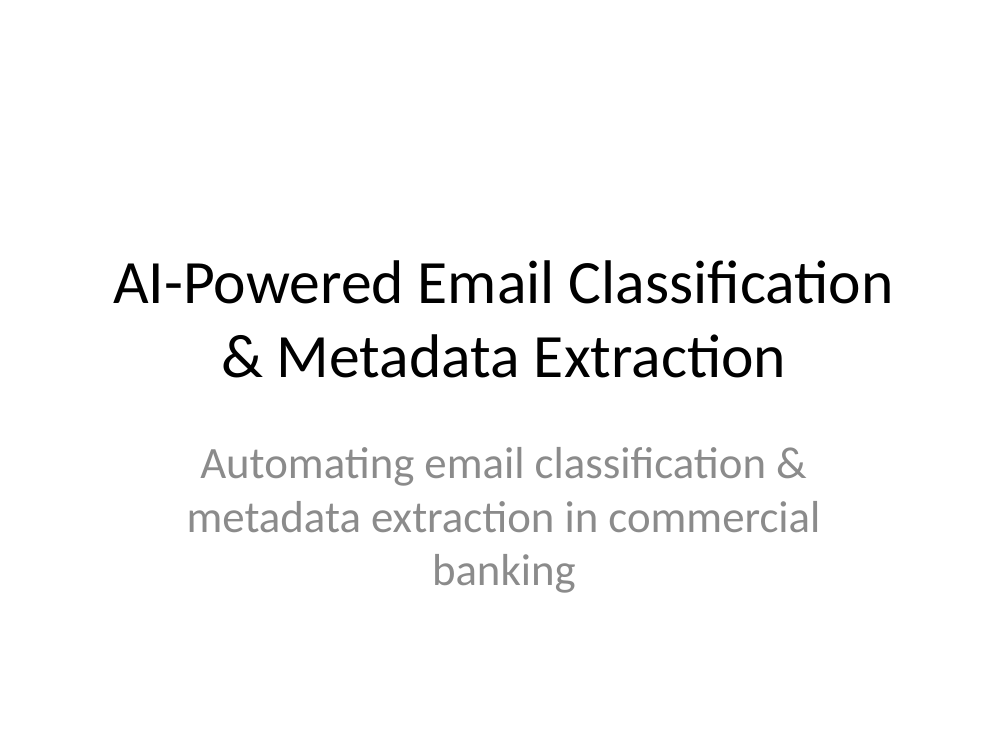
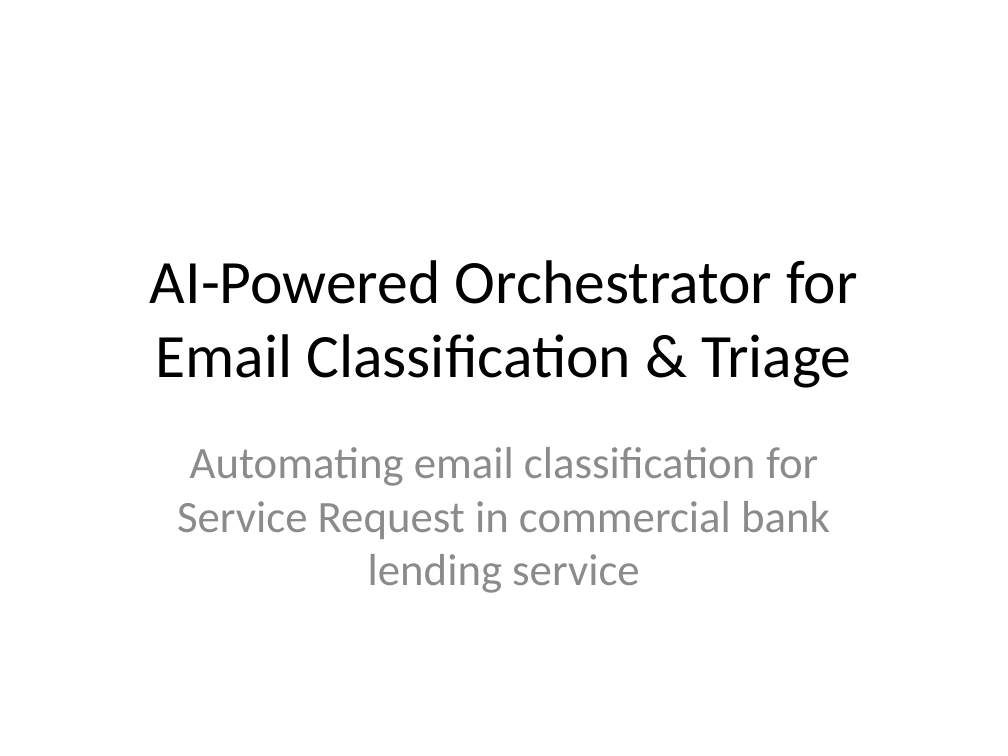
Before and after one commit to ewfx/gaied-ai-sparklers, a slide deck: slide 1 of artifacts/arch/AI_Email_Classification_Presentation.pptx. Drawn at 1008x756 pixels with LibreOffice and Linux fonts; fonts in the diff are those of the drawing. Boxes give left, top, right and bottom in pixels: in the first picture for what was removed or moved away, otherwise in the second. Text is boxed around its words. In the diff, an @@ line names an element or a change of style, - is before the commit and + after.

```diff
--- a/artifacts/arch/AI_Email_Classification_Presentation.pptx
+++ b/artifacts/arch/AI_Email_Classification_Presentation.pptx
@@ title at [150, 260, 857, 388]: text changed @@
-AI-Powered Email Classification & Metadata Extraction
+AI-Powered Orchestrator for Email Classification & Triage
@@ subtitle at [177, 447, 830, 593]: text changed @@
-Automating email classification & metadata extraction in commercial banking
+Automating email classification for Service Request in commercial bank lending service
```
Also in this commit, not shown: 4 other slides changed, 1 slide added, 4 slides removed, 2 other files.
